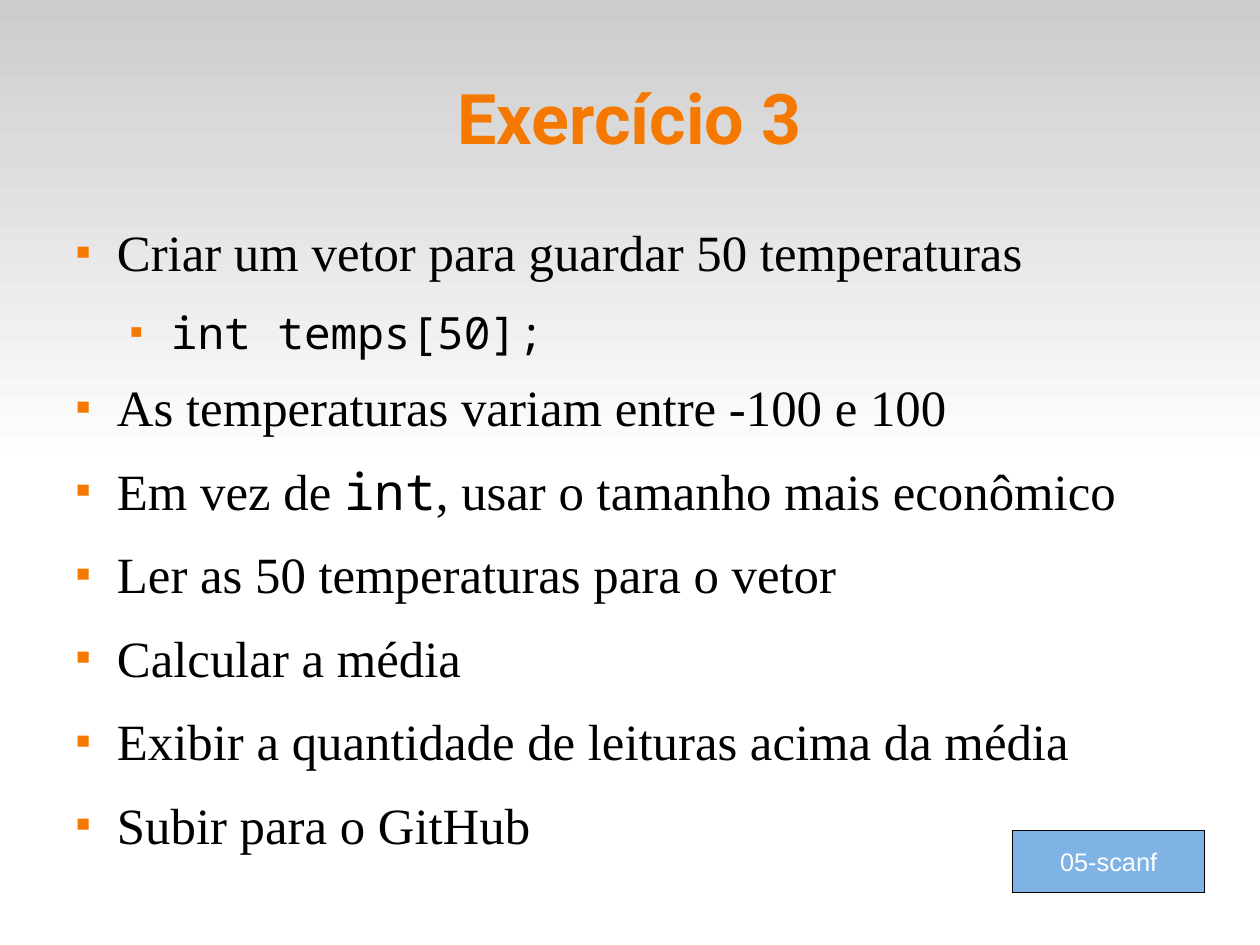
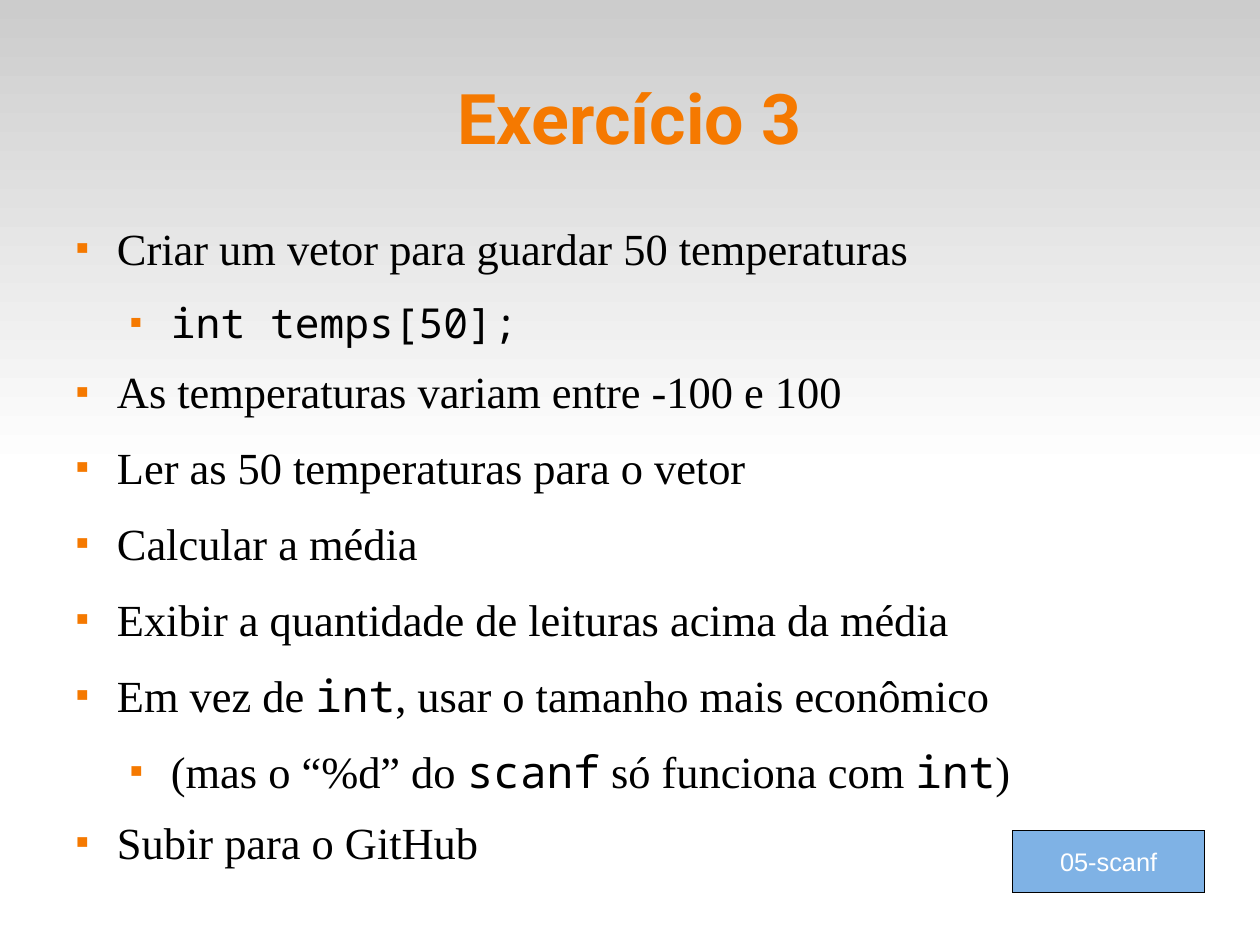
Before and after one commit to fsantanna-uerj/LP1, a slide deck: slide 10 of Slides/lp1-03-tipos.odp. Drawn at 1260x945 pixels with LibreOffice and Linux fonts; fonts in the diff are those of the drawing. Boxes give left, top, right and bottom in pixels: in the first picture for what was removed or moved away, otherwise in the second. Text is boxed around its words. In the diff, an @@ line names an element or a change of style, - is before the commit and + after.

```diff
--- a/Slides/lp1-03-tipos.odp
+++ b/Slides/lp1-03-tipos.odp
@@ text at bbox=[117, 234, 948, 868]: size 32 to 28 pt in "Criar um vetor para guardar 50 temperaturas", "As temperaturas variam entre -100 e 100", "Ler as 50 temperaturas para o vetor", "Calcular a média" and 2 more places; size 28 to 26 pt in "int temps[50];" @@
@@ text at bbox=[117, 471, 1116, 518]: paragraph removed @@
-■ Em vez de int, usar o tamanho mais econômico
@@ text at bbox=[117, 678, 1010, 797]: paragraphs added @@
+■ Em vez de int, usar o tamanho mais econômico
+  ■ (mas o “%d” do scanf só funciona com int)
```
Also in this commit, not shown: 1 other slide changed, 3 other files.
